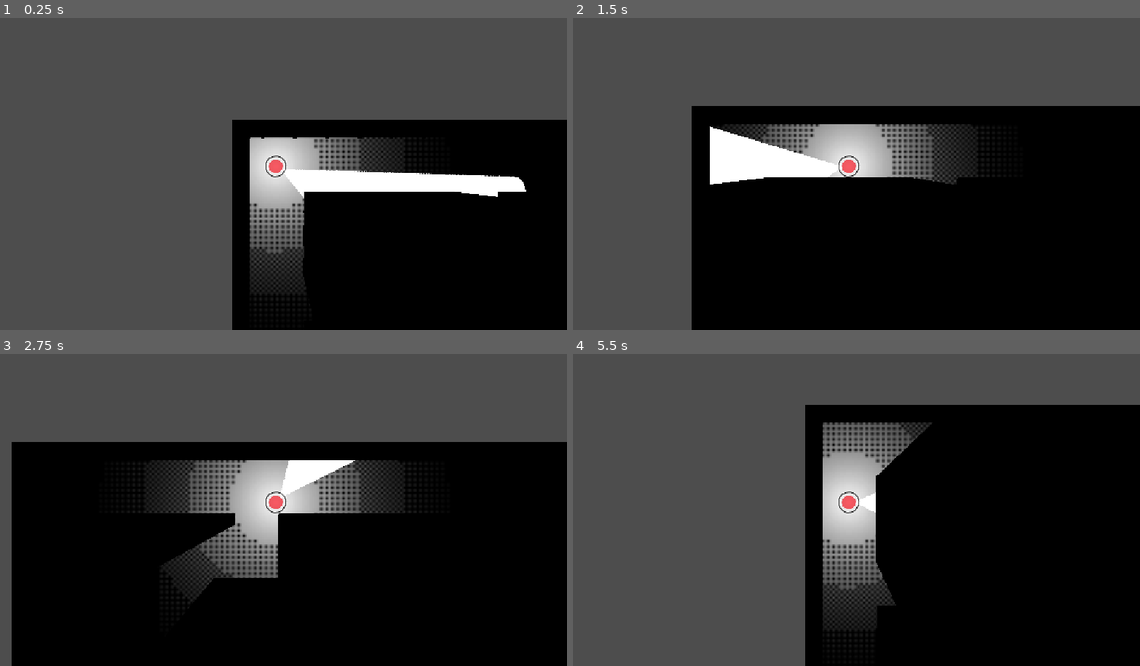
Above: before the commit, frames 1-4 (two rows, left to right).
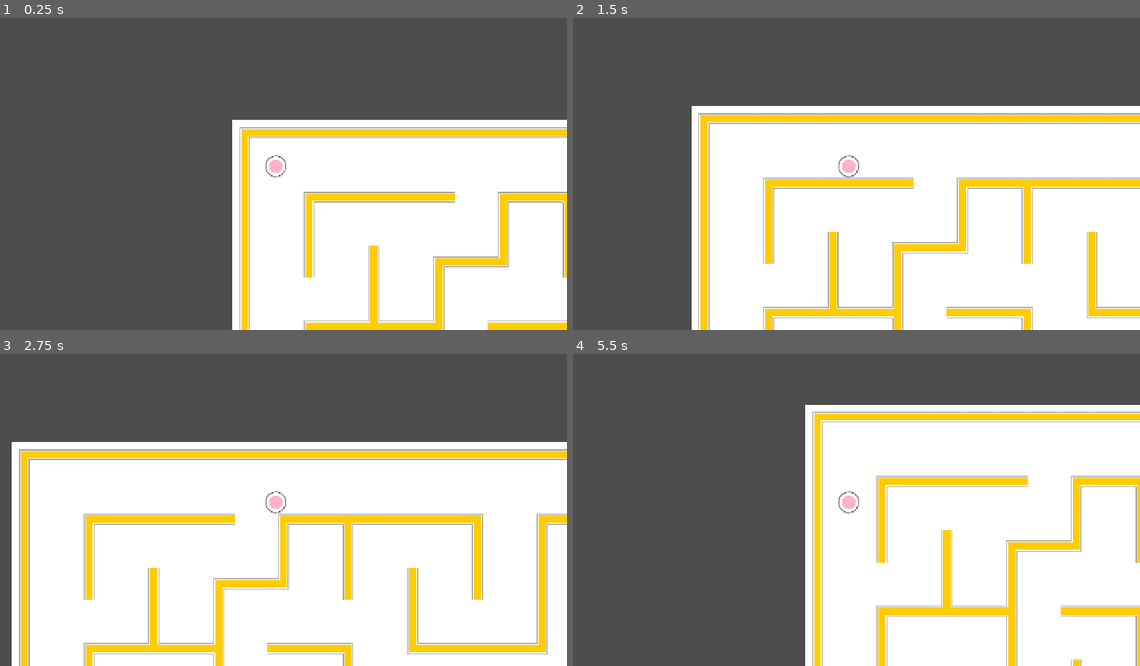
Above: after the commit, the same moments.

Repository: PauCape/a-map-will-be-useful
Game: Godot game, scene res://Scenes/Map_1.tscn
Two runs of this game, one before a commit and one after it. Both use one fixed random seed, a clock stepped at 60 frames per second and the inputs below. The project has no main scene, so this scene is started directly.
Inputs (mouse positions are in pixels of both pictures, inside the frame that each line leads up to):
- Up to frame 1 (0.25 s): no input
- Up to frame 2 (1.5 s): tap Enter at 0.5 s; move the mouse to (975, 149) at 0.52 s; hold Right (ui_right) 0.53-1.28 s; move the mouse to (731, 183) at 1.27 s; hold Down (ui_down) from 1.28 s (still down)
- Up to frame 3 (2.75 s): tap Space at 2 s; move the mouse to (334, 428) at 2.02 s; release Down (ui_down) at 2.03 s; hold Right (ui_right) from 2.03 s (still down)
- Up to frame 4 (5.5 s): move the mouse to (822, 569) at 2.77 s; release Right (ui_right) at 2.78 s; hold Up (ui_up) 2.78-3.53 s; tap Enter at 3.5 s; move the mouse to (1020, 550) at 3.52 s; hold Left (ui_left) 3.53-5.03 s; move the mouse to (675, 453) at 4.27 s; move the mouse to (879, 503) at 5.02 s; hold Down (ui_down) from 5.03 s (still down)

The runs differ from the first frame. In frame 1, 37% of the frame differs, in the area x 40-100%, y 32-100%; in frame 2, 54%; in frame 3, 70%, in the area x 2-100%, y 28-100%; in frame 4, 49%.

Commit message:
Cuadro final

Diff:
--- a/Scenes/Map_1.tscn
+++ b/Scenes/Map_1.tscn
@@ -3,6 +3,7 @@
 [ext_resource type="TileSet" uid="uid://buadn2o00hh2m" path="res://Tile Set/Mapa-Base.tres" id="1_cvgc8"]
 [ext_resource type="Texture2D" uid="uid://bthowbpktbhl0" path="res://Assets/Imagenes_chustas/Cuadrado_Blanco.png" id="1_sq1f4"]
 [ext_resource type="PackedScene" uid="uid://b7siv2kt8xglh" path="res://Scenes/player.tscn" id="3_2b12q"]
+[ext_resource type="Texture2D" uid="uid://cbyqwd5jyaj5p" path="res://Assets/Imagenes_chustas/Cuadrado_Rojo.png" id="4_8y0pt"]
 
 [node name="Node2D2" type="Node2D" unique_id=1393286268]
 
@@ -16,7 +17,13 @@
 tile_set = ExtResource("1_cvgc8")
 
 [node name="CanvasModulate" type="CanvasModulate" parent="." unique_id=1741256016]
+visible = false
 color = Color(0, 0, 0, 1)
 
 [node name="Node2D" parent="." unique_id=194931162 instance=ExtResource("3_2b12q")]
 position = Vector2(94, 99)
+
+[node name="CuadradoRojo" type="Sprite2D" parent="." unique_id=1301092599]
+position = Vector2(736, 862.00006)
+scale = Vector2(0.11481482, 0.11481482)
+texture = ExtResource("4_8y0pt")
Binary file added: Assets/Imagenes_chustas/Cuadrado_Rojo.png
Not shown, added: Assets/Imagenes_chustas/Cuadrado_Rojo.png.import
